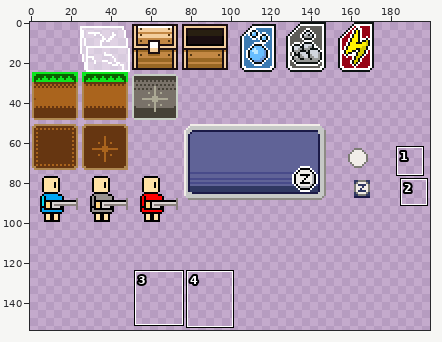
Two versions of one sprite sheet, data/spritesheet.png. The picture above shows the old version from afar; the outline marks the close-up.
Close-up. Earlier state:
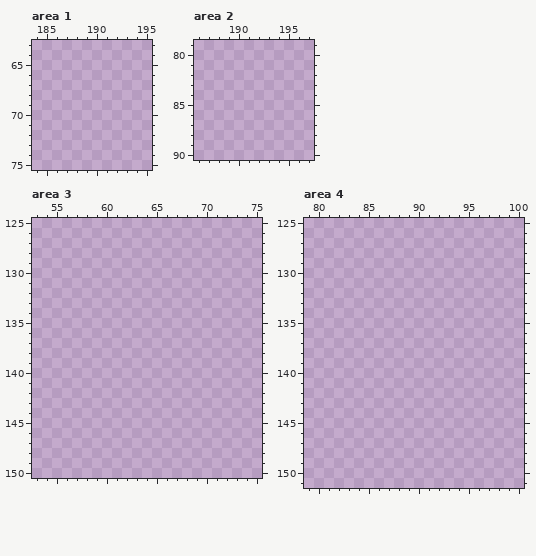
The file is 400x400 pixels. Colours within 5 levels of each other are drawn and written as one. Shown: area 1: x 184..195, y 63..75; area 2: x 186..197, y 79..90; area 3: x 53..75, y 125..150; area 4: x 79..100, y 125..151. The wide view leaves out empty margins. The commit also changed other parts of the picture, which this record leaves out.
After:
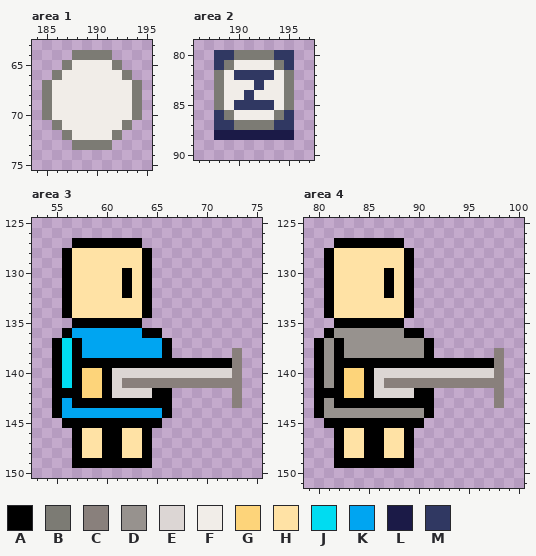
Palette (. is transparent): A #000000  B #7c7b74  C #89807c  D #97928e  E #dcd6d4  F #f1ede8  G #fdd47a  H #ffe2a5  J #00dcf1  K #00a5f1  L #1b1a47  M #303862
Changes in this commit:
Area 1:
y 64: x 188..191 .... -> BBBB
y 65: x 187..192 ...... -> BFFFFB
y 66: x 186..193 ........ -> BFFFFFFB
y 67..70: x 185..194 .......... -> BFFFFFFFFB
y 71: x 186..193 ........ -> BFFFFFFB
y 72: x 187..192 ...... -> BFFFFB
y 73: x 188..191 .... -> BBBB
Area 2:
y 80: x 188..195 ........ -> MMBBBBMM
y 81: x 188..195 ........ -> MBFFFFBM
y 82: x 188..195 ........ -> BFMMMMFB
y 83: x 188..195 ........ -> BFFFMFFB
y 84: x 188..195 ........ -> BFFMFFFB
y 85: x 188..195 ........ -> BFMMMMFB
y 86: x 188..195 ........ -> MBFFFFBM
y 87: x 188..195 ........ -> MMBBBBMM
y 88: x 188..195 ........ -> LLLLLLLL
Area 3:
y 127: x 57..63 ....... -> AAAAAAA
y 128..129: x 56..64 ......... -> AHHHHHHHA
y 130..132: x 56..64 ......... -> AHHHHHAHA
y 133..134: x 56..64 ......... -> AHHHHHHHA
y 135: x 57..63 ....... -> AAAAAAA
y 136: x 56..65 .......... -> AKKKKKKKAA
y 137: x 55..66 ............ -> AJAKKKKKKKKA
y 138: x 55..66 ............ -> AJAKKKKKKKKA; x 73 . -> C
y 139: x 55..73 ................... -> AJAAAAAAAAAAAAAAAAC
y 140: x 55..73 ................... -> AJAGGAEEEEEEEEEEEEC
y 141: x 55..73 ................... -> AJAGGAECCCCCCCCCCCC
y 142: x 55..66 ............ -> AAAGGAEEEEAA; x 73 . -> C
y 143: x 55..66 ............ -> AKAAAAAAAAAA; x 73 . -> C
y 144: x 55..66 ............ -> AKKKKKKKKKKA
y 145: x 56..65 .......... -> AAAAAAAAAA
y 146..148: x 57..64 ........ -> AHHAAHHA
y 149: x 57..64 ........ -> AAAAAAAA
Area 4:
y 127: x 82..88 ....... -> AAAAAAA
y 128..129: x 81..89 ......... -> AHHHHHHHA
y 130..132: x 81..89 ......... -> AHHHHHAHA
y 133..134: x 81..89 ......... -> AHHHHHHHA
y 135: x 82..88 ....... -> AAAAAAA
y 136: x 81..90 .......... -> ADDDDDDDAA
y 137: x 80..91 ............ -> ADADDDDDDDDA
y 138: x 80..91 ............ -> ADADDDDDDDDA; x 98 . -> C
y 139: x 80..98 ................... -> ADAAAAAAAAAAAAAAAAC
y 140: x 80..98 ................... -> ADAGGAEEEEEEEEEEEEC
y 141: x 80..98 ................... -> ADAGGAECCCCCCCCCCCC
y 142: x 80..91 ............ -> AAAGGAEEEEAA; x 98 . -> C
y 143: x 80..91 ............ -> ADAAAAAAAAAA; x 98 . -> C
y 144: x 80..91 ............ -> ADDDDDDDDDDA
y 145: x 81..90 .......... -> AAAAAAAAAA
y 146..148: x 82..89 ........ -> AHHAAHHA
y 149: x 82..89 ........ -> AAAAAAAA
